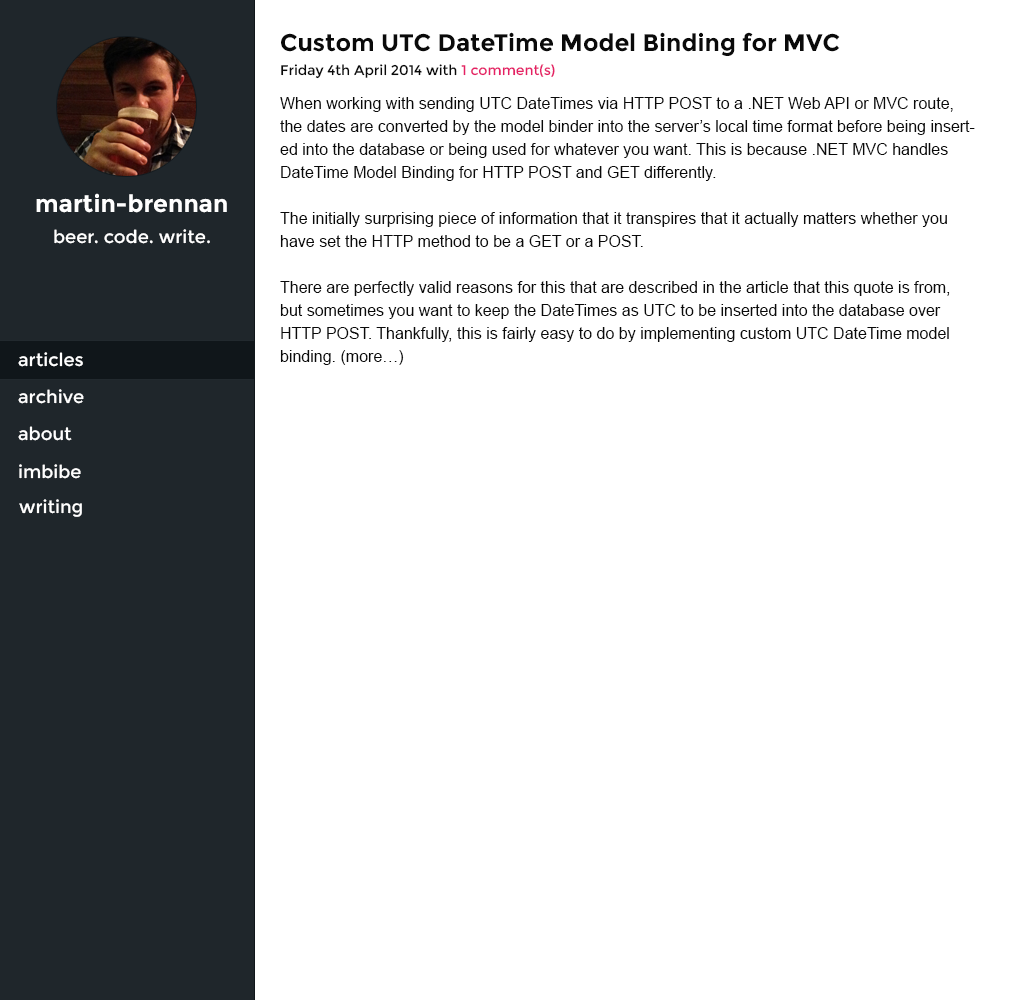
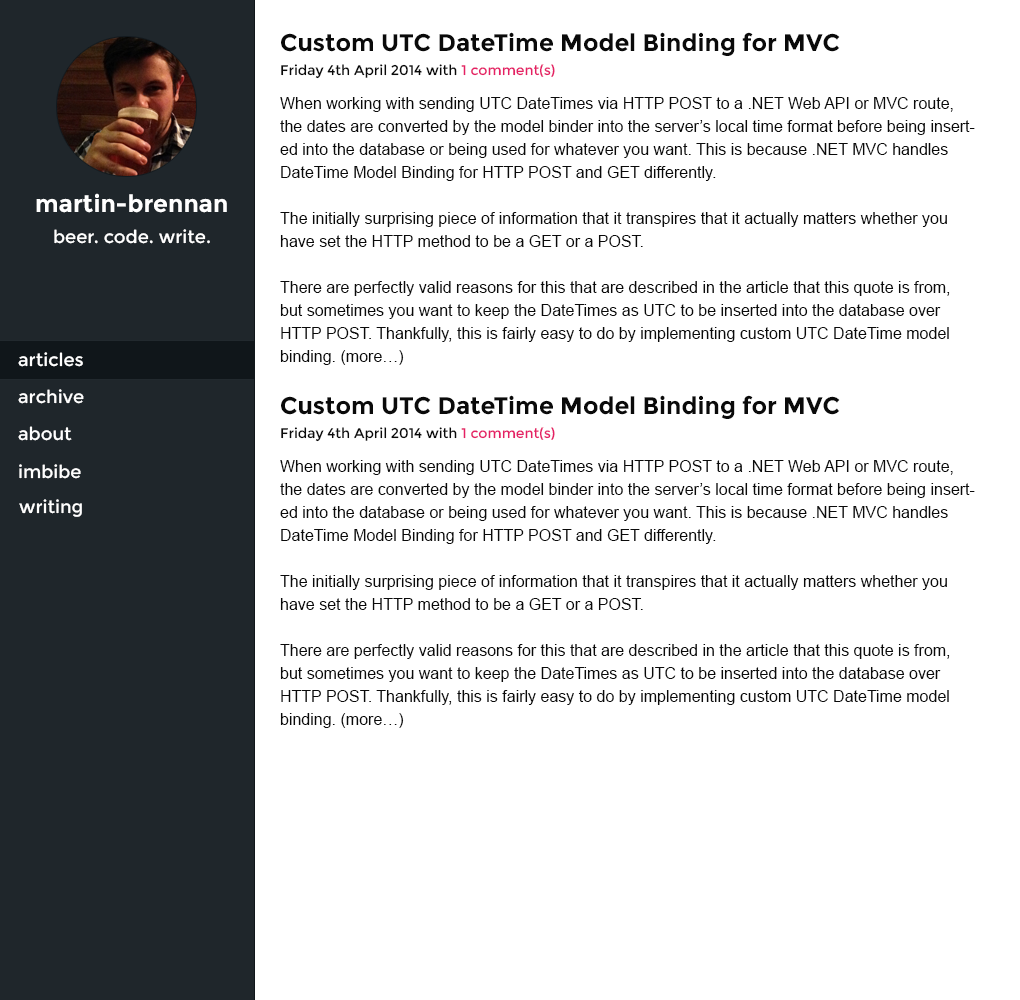
Before/after of a (1020, 1000) layered artwork. What changed in the layer stack:
added layer "When working with sending UTC DateTimes via HTTP POST to a .NET copy" in group "page" over [280, 460, 975, 728]
added layer "Friday 4th April 2014 with 1 comment(s) copy" in group "page" over [281, 427, 555, 442]
added layer "Custom UTC DateTime Model Binding for MVC copy" in group "page" over [281, 395, 840, 419]
